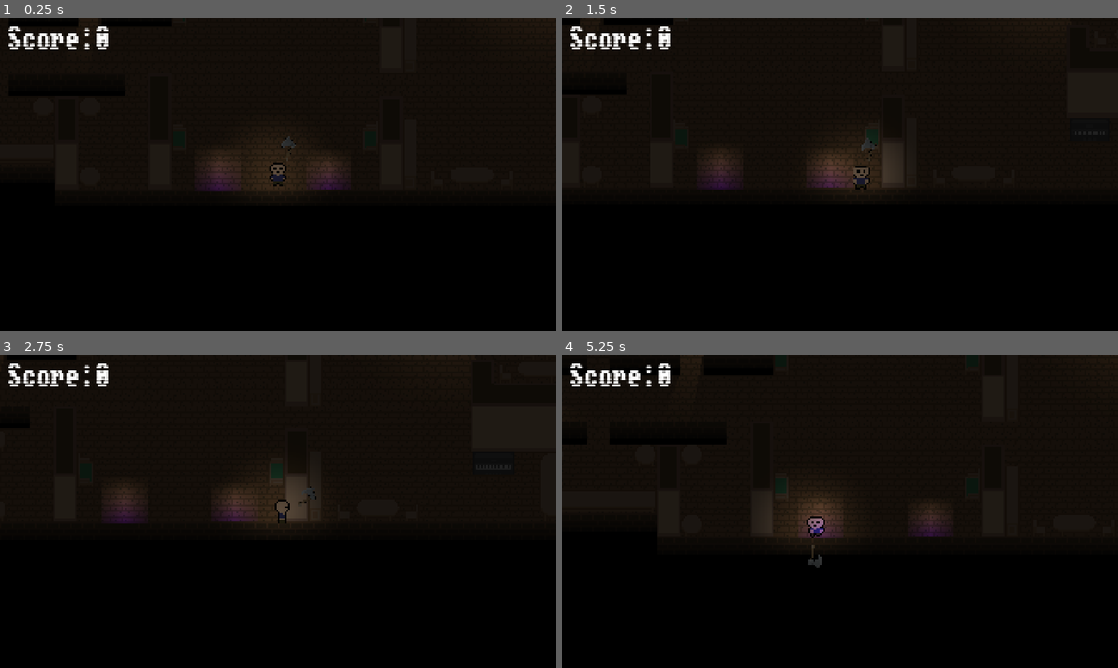
Above: before the commit, frames 1-4 (two rows, left to right).
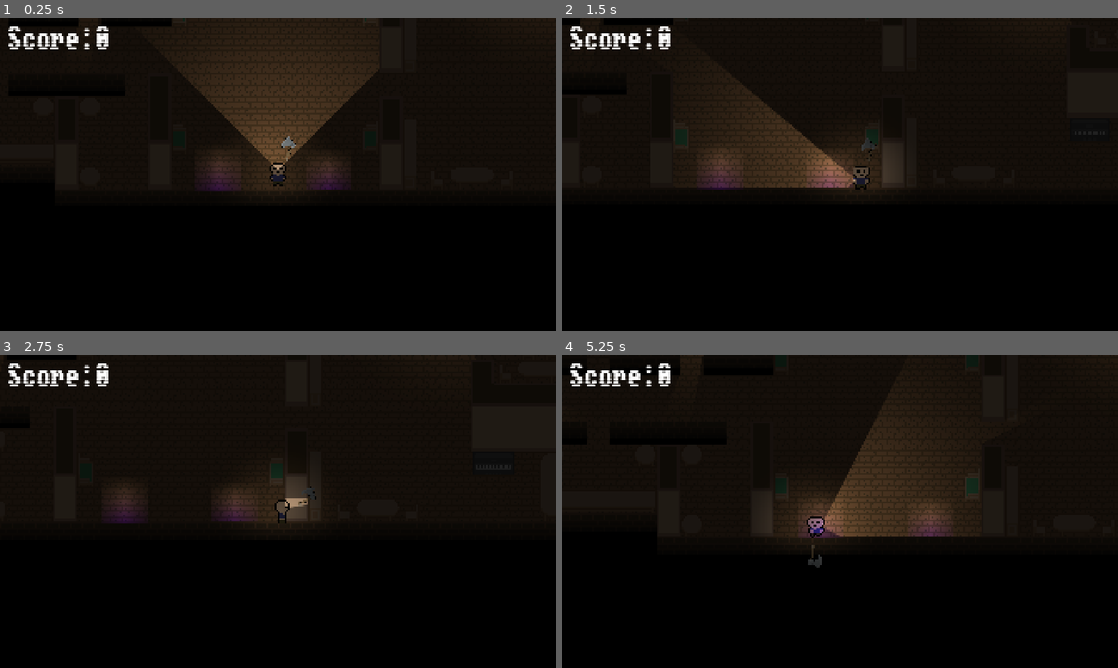
Above: after the commit, the same moments.

Repository: c-bejar/Night-of-the-Black-Spirits
Game: Godot game, scene res://Areas/House/house.tscn
Two runs of this game, one before a commit and one after it. Both use one fixed random seed, a clock stepped at 60 frames per second and the inputs below.
Inputs (mouse positions are in pixels of both pictures, inside the frame that each line leads up to):
- Up to frame 1 (0.25 s): no input
- Up to frame 2 (1.5 s): tap Enter at 0.5 s; move the mouse to (962, 158) at 0.52 s; hold D (move_right) 0.53-1.28 s; click (962, 158) at 0.6 s; move the mouse to (728, 190) at 1.27 s; hold S (move_down) from 1.28 s (still down); click (728, 190) at 1.35 s
- Up to frame 3 (2.75 s): move the mouse to (333, 442) at 2.02 s; release S (move_down) at 2.03 s; hold D (move_right) from 2.03 s (still down); click (333, 442) at 2.1 s
- Up to frame 4 (5.25 s): move the mouse to (812, 574) at 2.77 s; release D (move_right) at 2.78 s; hold W (move_up) 2.78-3.53 s; click (812, 574) at 2.85 s; move the mouse to (1006, 558) at 3.52 s; hold A (move_left) 3.53-5.03 s; click (1006, 558) at 3.6 s; move the mouse to (673, 464) at 4.27 s; click (673, 464) at 4.35 s; move the mouse to (867, 511) at 5.02 s; hold S (move_down) from 5.03 s (still down); click (867, 511) at 5.1 s

The runs differ from the first frame. In frame 1, 7.7% of the frame differs, in the area x 33-69%, y 3-49%; in frame 2, 4.2%; in frame 3, 0.1%; in frame 4, 5.9%.

Commit message:
add: flashlight to player

Diff:
--- a/Entities/Player/player.tscn
+++ b/Entities/Player/player.tscn
@@ -6,6 +6,7 @@
 [ext_resource type="Shader" uid="uid://7hk4efd43mx" path="res://Entities/Player/axe.gdshader" id="3_tekja"]
 [ext_resource type="Texture2D" uid="uid://irbrs87p4ni5" path="res://Entities/Player/assets/axe.png" id="4_5c2io"]
 [ext_resource type="Texture2D" uid="uid://clhi05bnfvhiq" path="res://Resources/point_light.tres" id="5_5c2io"]
+[ext_resource type="Texture2D" uid="uid://c3htlvht17v12" path="res://Entities/Player/assets/light.png" id="6_lub02"]
 [ext_resource type="AudioStream" uid="uid://cpt4r6r58gcaa" path="res://Sounds/weapon_swing6.wav" id="7_01a4e"]
 [ext_resource type="AudioStream" uid="uid://bsxpky2sqgl3" path="res://Sounds/hit.wav" id="7_7a1se"]
 
@@ -14,6 +15,7 @@
 shader = ExtResource("2_4wf4l")
 shader_parameter/color = Color(1, 1, 1, 1)
 shader_parameter/progress = 0.0
+shader_parameter/alpha = 1.0
 
 [sub_resource type="RectangleShape2D" id="RectangleShape2D_mv1ah"]
 size = Vector2(4, 10)
@@ -312,6 +314,14 @@
 position = Vector2(0, -4)
 polygon = PackedVector2Array(14, -12, 24, -2, 28, 6, 25, 14, 14, 24, 7, 6.000001)
 
+[node name="PointLight2D" type="PointLight2D" parent="Rotation Point"]
+position = Vector2(-4, 0)
+rotation = -2.3561945
+color = Color(0.7063026, 0.7063026, 0.7063025, 1)
+shadow_enabled = true
+texture = ExtResource("6_lub02")
+texture_scale = 0.5
+
 [node name="PointLight2D" type="PointLight2D" parent="."]
 position = Vector2(-3, 0)
 energy = 0.25
Not shown: 1 places in Entities/Player/player.tscn that only renumber resources
